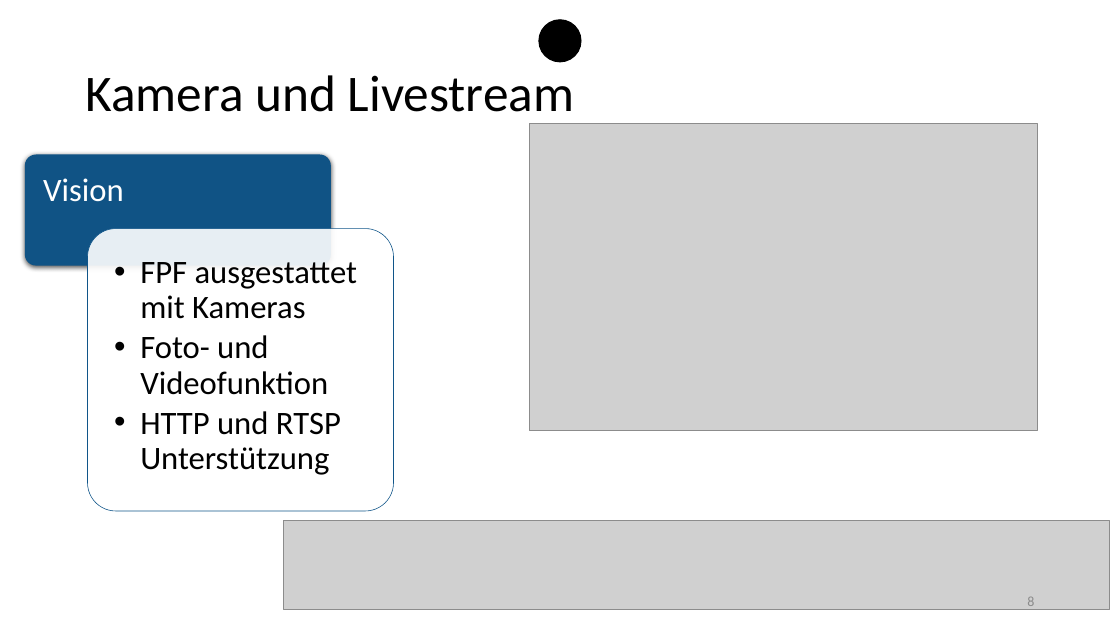
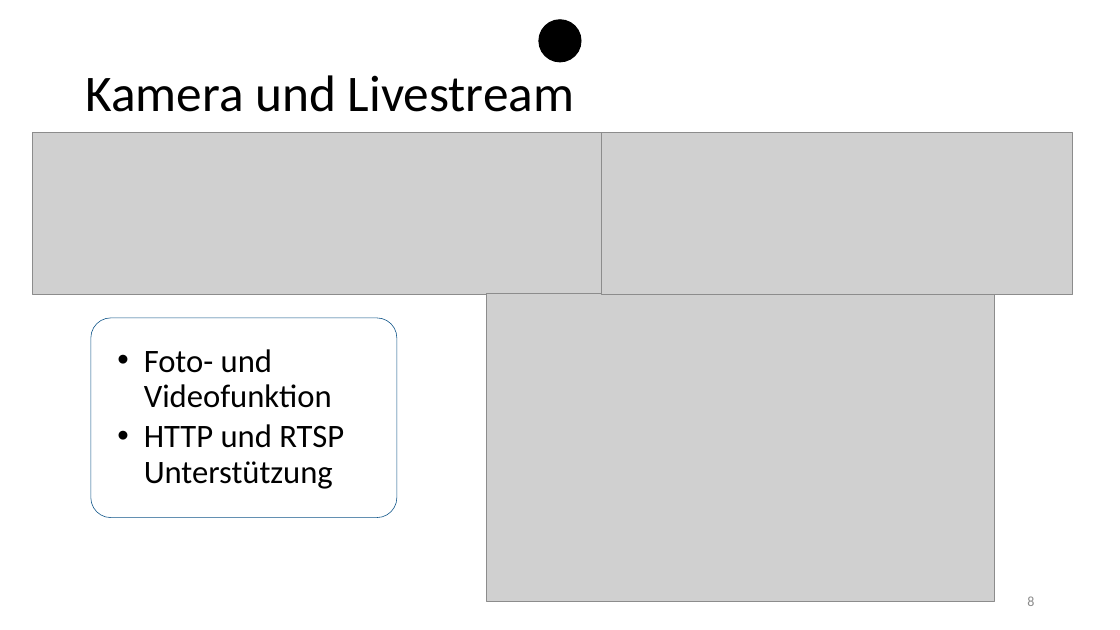
Before and after one commit to benjamin-leiding/FarmInsight-Dashboard-Backend, a slide deck: slide 8 of SmartFarm Insights.pptx. Drawn at 1120x630 pixels with LibreOffice and Linux fonts; fonts in the diff are those of the drawing; grey boxes stand for pictures. Boxes give left, top, right and bottom in pixels: in the first picture for what was removed or moved away, otherwise in the second. Text is boxed around its words. In the diff, an @@ line names an element or a change of style, - is before the commit and + after.

```diff
--- a/SmartFarm Insights.pptx
+++ b/SmartFarm Insights.pptx
@@ picture added at (x1=33, y1=132, x2=619, y2=295) @@
@@ picture added at (x1=602, y1=132, x2=1073, y2=295) @@
@@ rounded rectangle removed at (x1=25, y1=155, x2=331, y2=266) @@
@@ text removed at (x1=43, y1=178, x2=124, y2=202) @@
-Vision
@@ text at (x1=140, y1=262, x2=357, y2=319): paragraph removed @@
-  • FPF ausgestattet mit Kameras
@@ picture moved from (x1=529, y1=124, x2=1037, y2=431) to (x1=486, y1=293, x2=994, y2=601) @@
@@ rounded rectangle resized from (x1=87, y1=229, x2=393, y2=511) to (x1=91, y1=318, x2=397, y2=518) @@
@@ text "Foto- und Videofunktion" moved from (x1=140, y1=262, x2=357, y2=475) to (x1=144, y1=349, x2=344, y2=489) @@
@@ picture removed at (x1=283, y1=521, x2=1110, y2=610) @@
```
Also in this commit, not shown: 5 other slides changed.
